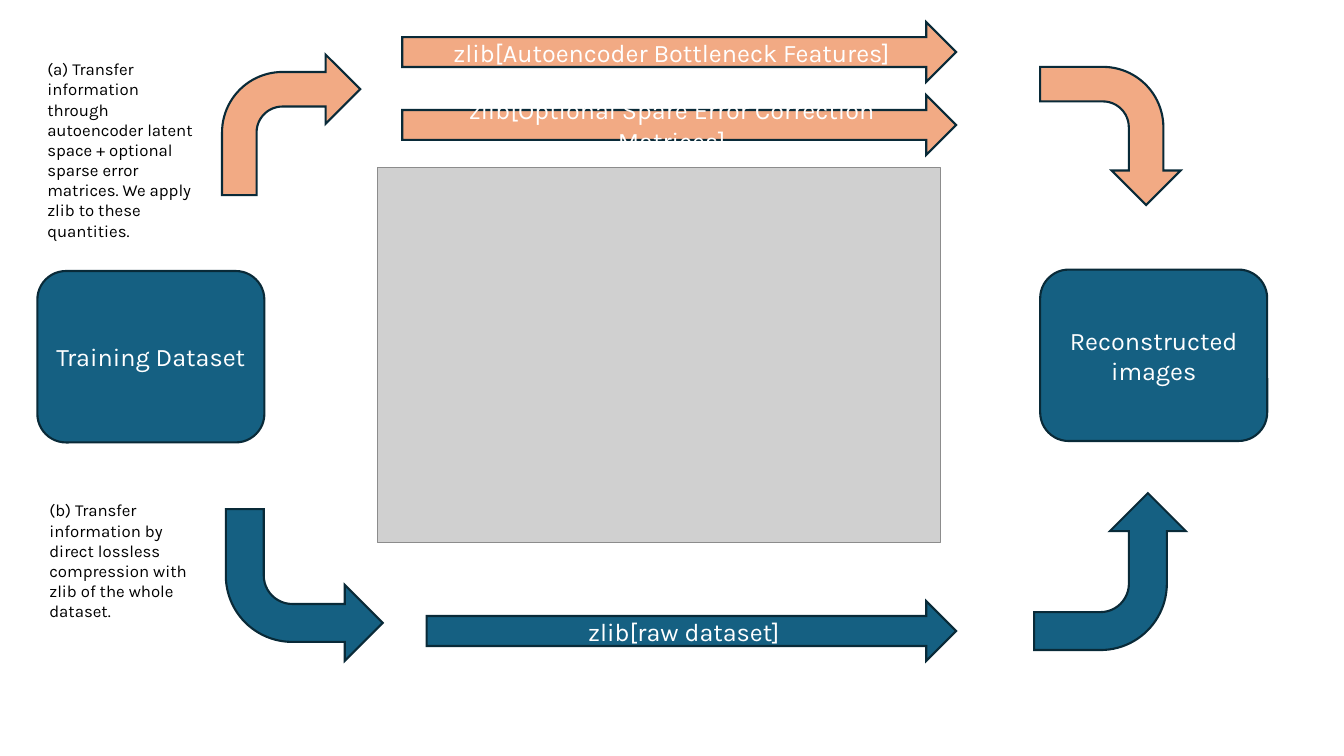
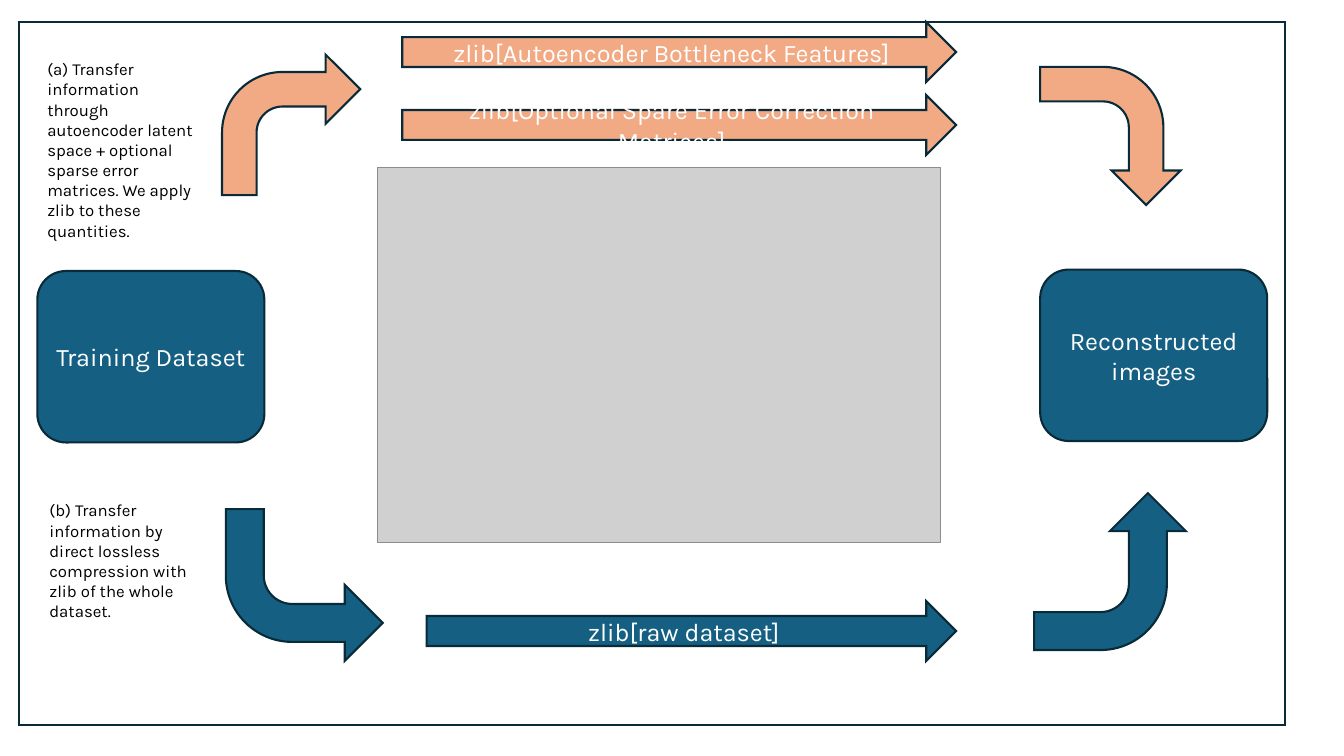
Before and after one commit to AleksanderCehovin/applied_ml_course, a slide deck: slide 1 of project/plots/autoencoder_compression.pptx. Drawn at 1344x756 pixels with LibreOffice and Linux fonts; fonts in the diff are those of the drawing; grey boxes stand for pictures. Boxes give left, top, right and bottom in pixels: in the first picture for what was removed or moved away, otherwise in the second. Text is boxed around its words. In the diff, an @@ line names an element or a change of style, - is before the commit and + after.

```diff
--- a/project/plots/autoencoder_compression.pptx
+++ b/project/plots/autoencoder_compression.pptx
@@ rectangle added at [19, 22, 1287, 726], fill #FFFFFF, outline #092A39 1.5 pt @@
```
Also in this commit, not shown: 1 slide added, 1 other file.
